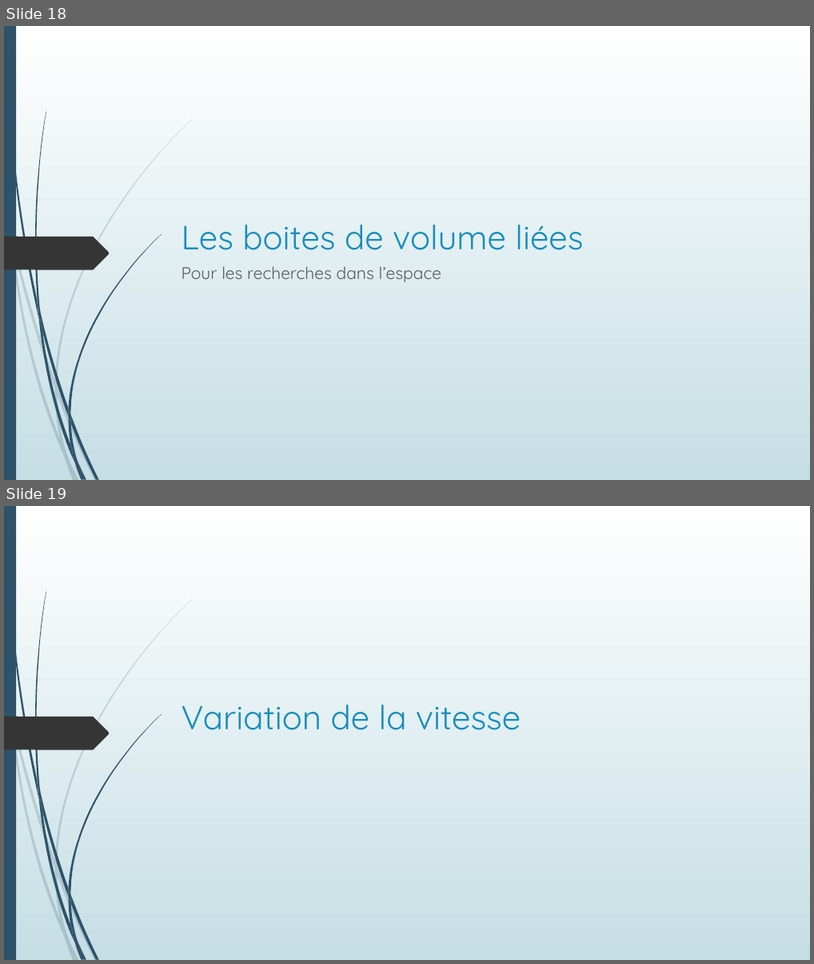
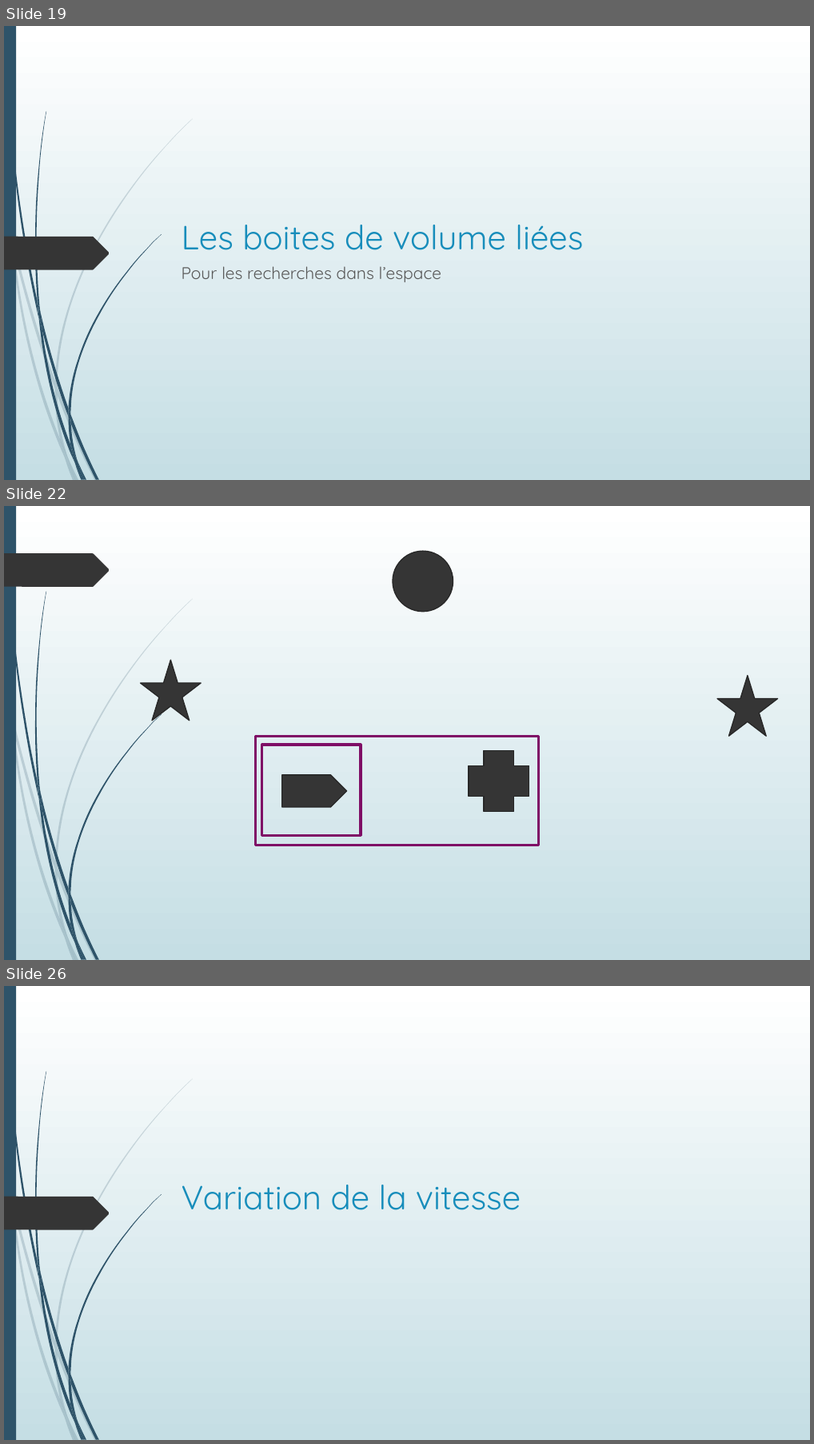
Before and after one commit to Poroing/CrowdDeplacementOptimisation, a slide deck: Présentation/Détermination d'un plan d'évacuation incendie.pptx. Shown one above the other, each under a label of ours: slides 18 and 19 before the commit, slides 19, 22 and 26 after it; the slides between them are not shown. The pictures are 814x964 and 814x1444 pixels, drawn with LibreOffice and Linux fonts; fonts in the diff are those of the drawing. Boxes give left, top, right and bottom in pixels: in the first picture for what was removed or moved away, otherwise in the second. Text is boxed around its words. In the diff, an @@ line names an element or a change of style, - is before the commit and + after.

```diff
--- a/Présentation/Détermination d'un plan d'évacuation incendie.pptx
+++ b/Présentation/Détermination d'un plan d'évacuation incendie.pptx
@@ slide 22 added at (x1=4, y1=506, x2=810, y2=960), background gradient #FFFFFF to #C5DEE5; not listed: 23 template elements that a slide beside it also shows @@
@@ freeform shape added at (x1=4, y1=553, x2=110, y2=587), fill #353535 @@
@@ ellipse added at (x1=393, y1=551, x2=454, y2=612), fill #353535, outline #272727 1.25 pt @@
@@ star added at (x1=141, y1=660, x2=202, y2=720), fill #353535, outline #272727 1.25 pt @@
@@ star added at (x1=718, y1=676, x2=778, y2=736), fill #353535, outline #272727 1.25 pt @@
@@ rectangle added at (x1=256, y1=736, x2=539, y2=844), outline #7F0E66 3 pt @@
@@ rectangle added at (x1=262, y1=744, x2=361, y2=835), outline #272727 1.25 pt @@
@@ rectangle added at (x1=262, y1=744, x2=361, y2=835), outline #7F0E66 3 pt @@
@@ plus added at (x1=470, y1=751, x2=530, y2=811), fill #353535, outline #272727 1.25 pt @@
@@ pentagon arrow added at (x1=282, y1=775, x2=347, y2=807), fill #353535, outline #272727 1.25 pt @@
@@ what was slide 18 is now slide 19 @@
@@ what was slide 19 is now slide 26 @@
```
Also in this commit, not shown: 2 slides changed, 8 other slides added, 1 slide removed.
